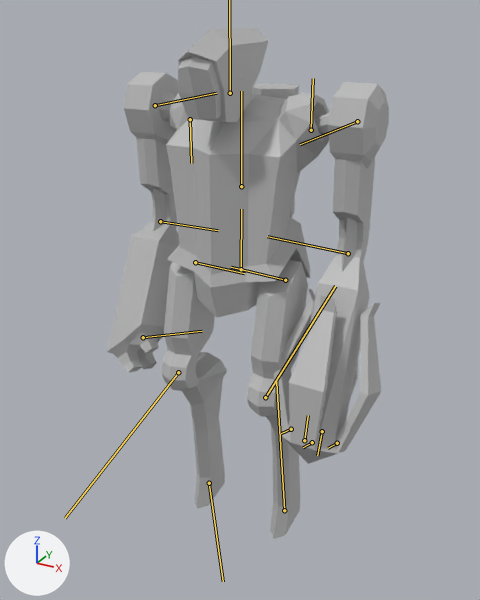
A saved change to the FBX model Assets/Units/Archer/Archer.fbx.
Before and after are seen from a camera (50 mm lens) standing at (0.816, -1.506, 1.494) and looking at (0.038, -0.091, 0.787). The lights are fixed; the arrows at lower left show +X, +Y and +Z. Both versions are drawn at the pose saved in each file; the numbers are the values there. The bones that bend it are drawn over the model as lines.

The first picture shows 'Archer:Archer'.
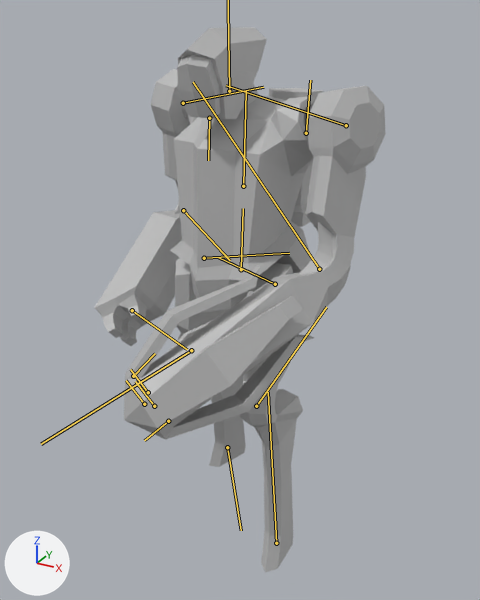
Location of each change, (x1, y1, x2, y2) in pixels of the pictures (480 x 600 px):
'Archer:Archer', posed (7% taller): before (107, 28, 389, 539); after (94, 27, 386, 573)
bone 'Archer:Hips_Skel', root to tip: before (241, 269) to (241, 209); after (241, 269) to (243, 208)
bone 'Archer:RightUpperLeg_Skel', root to tip: before (195, 262) to (244, 273); after (204, 258) to (289, 253)
bone 'Archer:RightLowerLeg_Skel', root to tip: before (178, 372) to (65, 518); after (191, 350) to (41, 444)
bone 'Archer:LeftUpperLeg_Skel', root to tip: before (285, 280) to (231, 267); after (275, 284) to (218, 257)
bone 'Archer:LeftLowerLeg_Skel', root to tip: before (265, 397) to (335, 286); after (256, 406) to (326, 307)
bone 'Archer:LeftShoulder_Skel', root to tip: before (311, 130) to (313, 78); after (306, 133) to (310, 80)
bone 'Archer:LeftUpperArm_Skel', root to tip: before (357, 121) to (300, 144); after (346, 125) to (226, 85)
bone 'Archer:LeftLowerArm_Skel', root to tip: before (348, 253) to (267, 236); after (319, 269) to (193, 82)
bone 'Archer:RightShoulder_Skel', root to tip: before (190, 119) to (191, 163); after (209, 118) to (208, 160)
bone 'Archer:RightUpperArm_Skel', root to tip: before (155, 105) to (216, 93); after (183, 103) to (263, 87)
bone 'Archer:RightLowerArm_Skel', root to tip: before (160, 221) to (218, 230); after (183, 210) to (230, 260)

The edits, one by one:
Bone 'Archer:Hips_Skel' (bone_archer_hips_skel) turns from (0, 0, 0) to (-2, -17, 0) degrees about its own x, y and z.
Bone 'Archer:RightUpperLeg_Skel' (bone_archer_rightupperleg_skel) turns from (0, 0, 14) to (-9, 11, -6) degrees about its own x, y and z.
Bone 'Archer:RightLowerLeg_Skel' (bone_archer_rightlowerleg_skel) turns from (0, 0, 23) to (0, 0, 10) degrees about its own x, y and z.
Bone 'Archer:LeftUpperLeg_Skel' (bone_archer_leftupperleg_skel) turns from (0, 0, 14) to (-15, 12, 15) degrees about its own x, y and z.
Bone 'Archer:LeftLowerLeg_Skel' (bone_archer_leftlowerleg_skel) turns from (0, 0, 23) to (0, 0, 20) degrees about its own x, y and z.
Bone 'Archer:LeftShoulder_Skel' (bone_archer_leftshoulder_skel) turns from (0, 0, 0) to (-4, -2, 2) degrees about its own x, y and z.
Bone 'Archer:LeftUpperArm_Skel' (bone_archer_leftupperarm_skel) moves from (0.0, 0.0, 0.0) to (0.1, -0.3, 0.4).
Bone 'Archer:LeftUpperArm_Skel' (bone_archer_leftupperarm_skel) turns from (0, 0, 0) to (-12, 6, 8) degrees about its own x, y and z.
Bone 'Archer:LeftLowerArm_Skel' (bone_archer_leftlowerarm_skel) turns from (0, 0, 0) to (-25, -5, 20) degrees about its own x, y and z.
Bone 'Archer:Head_Skel' (bone_archer_head_skel) turns from (0, 0, 0) to (2, 17, 1) degrees about its own x, y and z.
Bone 'Archer:RightShoulder_Skel' (bone_archer_rightshoulder_skel) turns from (0, 0, 0) to (1, 0, 2) degrees about its own x, y and z.
Bone 'Archer:RightUpperArm_Skel' (bone_archer_rightupperarm_skel) moves from (0.0, 0.0, 0.0) to (-0.1, 0.1, -0.3).
Bone 'Archer:RightUpperArm_Skel' (bone_archer_rightupperarm_skel) turns from (0, 0, 0) to (5, 6, 0) degrees about its own x, y and z.
Bone 'Archer:RightLowerArm_Skel' (bone_archer_rightlowerarm_skel) turns from (0, 0, 0) to (-29, -8, 8) degrees about its own x, y and z.
